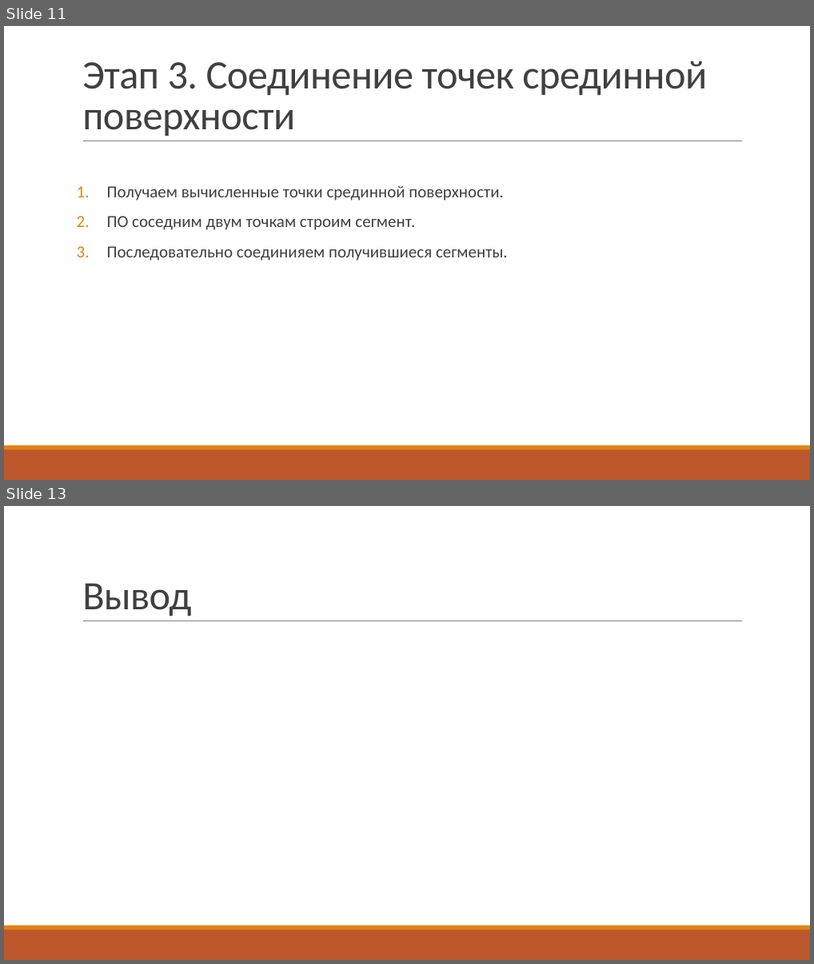
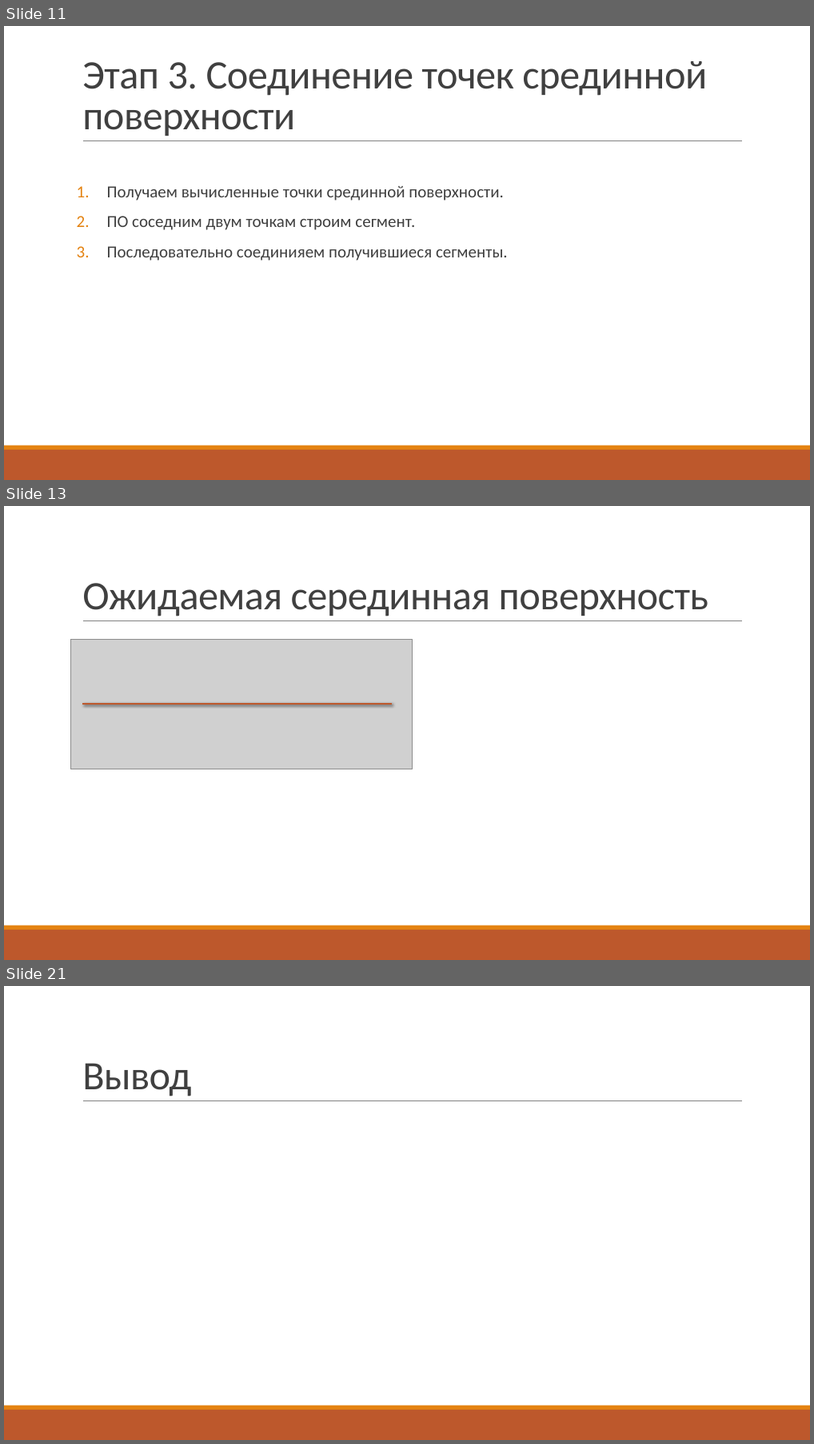
Before and after one commit to UNN-ITMM-AI381607m/middle-surface-proj, a slide deck: doc/publication/презентация.pptx. Shown one above the other, each under a label of ours: slides 11 and 13 before the commit, slides 11, 13 and 21 after it; the slides between them are not shown. The pictures are 814x964 and 814x1444 pixels, drawn with LibreOffice and Linux fonts; fonts in the diff are those of the drawing; grey boxes stand for pictures. Boxes give left, top, right and bottom in pixels: in the first picture for what was removed or moved away, otherwise in the second. Text is boxed around its words. In the diff, an @@ line names an element or a change of style, - is before the commit and + after.

```diff
--- a/doc/publication/презентация.pptx
+++ b/doc/publication/презентация.pptx
@@ slide 13 added at (4, 506, 810, 960), background #FFFFFF; not listed: 3 template elements that a slide beside it also shows @@
@@ title added at (82, 583, 709, 616), 48 pt, text #404040 @@
+Ожидаемая серединная поверхность
@@ picture added at (70, 639, 413, 768) @@
@@ line added from (82, 704) to (392, 704), #BD582C 2 pt @@
@@ what was slide 13 is now slide 21 @@
```
Also in this commit, not shown: 1 slide changed, 7 other slides added.
